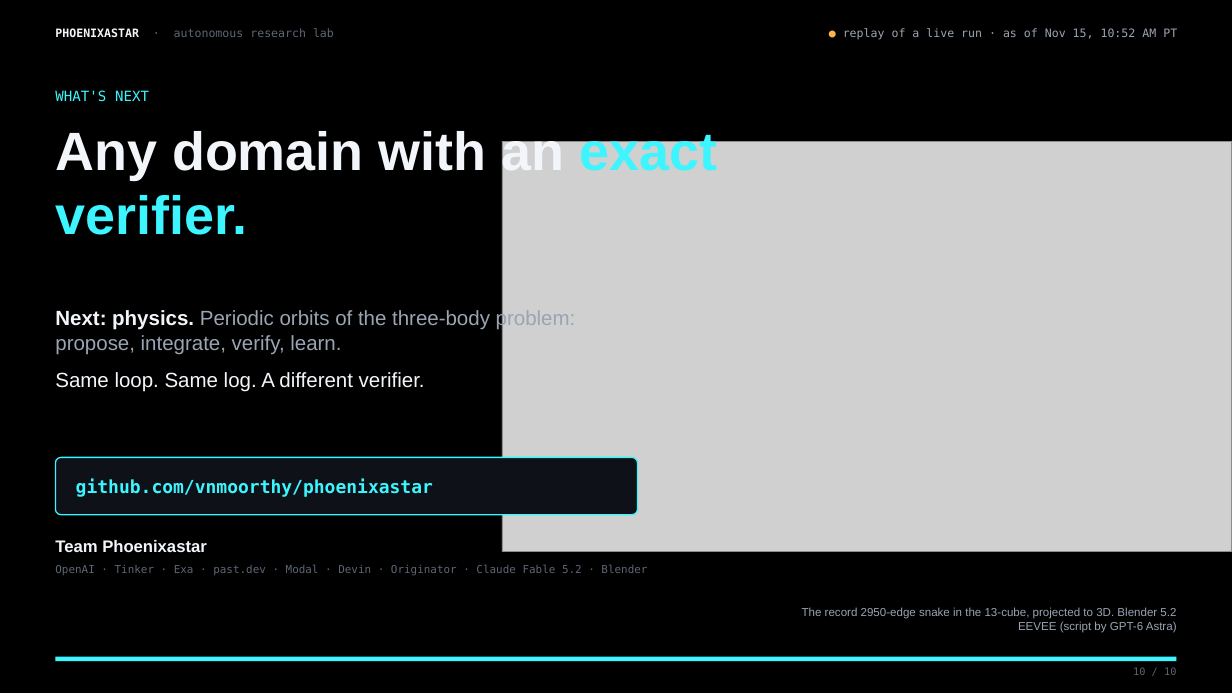
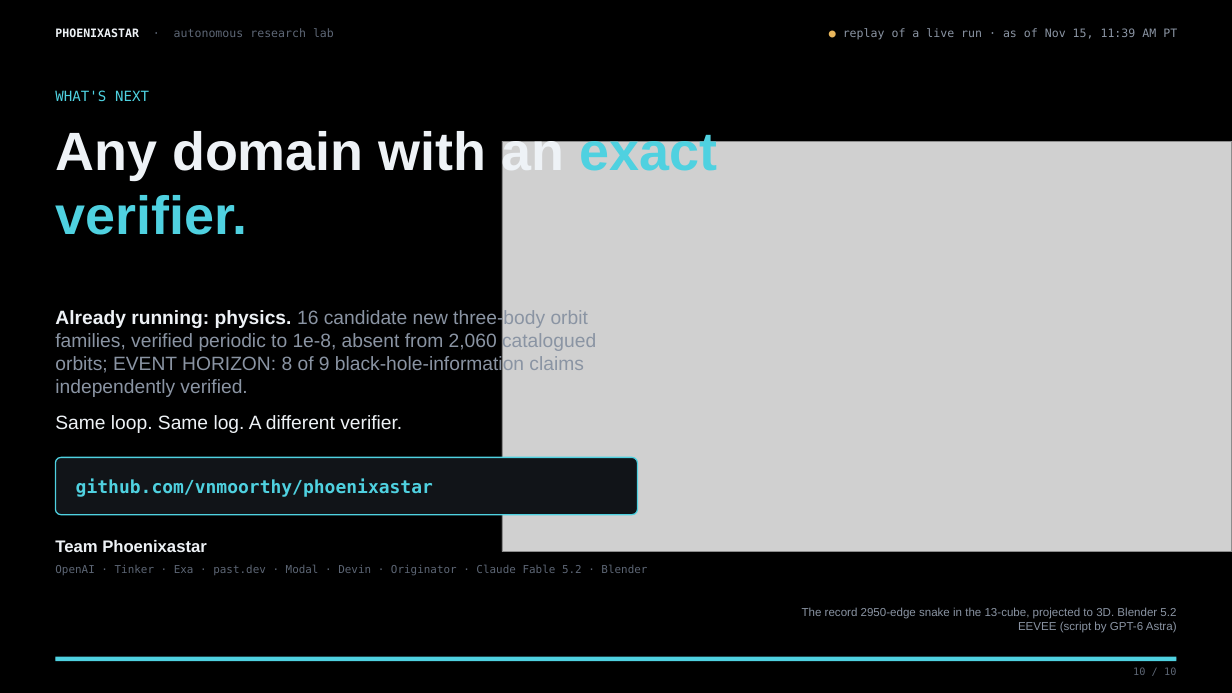
Before and after one commit to vnmoorthy/learning-to-discover, a slide deck: slide 10 of deck/Phoenixastar.pptx. Drawn at 1232x693 pixels with LibreOffice and Linux fonts; fonts in the diff are those of the drawing; grey boxes stand for pictures. Boxes give left, top, right and bottom in pixels: in the first picture for what was removed or moved away, otherwise in the second. Text is boxed around its words. In the diff, an @@ line names an element or a change of style, - is before the commit and + after.

```diff
--- a/deck/Phoenixastar.pptx
+++ b/deck/Phoenixastar.pptx
@@ text at (843,28,1177,40): text changed; text colour #9AA4B2 to #8A94A3 @@
-● replay of a live run · as of Nov 15, 10:52 AM PT
+● replay of a live run · as of Nov 15, 11:39 AM PT
@@ text "WHAT'S NEXT" at (55,90,149,101): text colour #3DF5FF to #4FD1E0 @@
@@ text "Any domain with an exact ..." at (55,128,717,235): text colour #F2F5F9 to #EEF2F6 in "Any domain with an"; text colour #3DF5FF to #4FD1E0 in "exact verifier." @@
@@ text at (55,309,596,397): text changed; size 16 to 15 pt; text colour #9AA4B2 to #8A94A3 @@
-Next: physics. Periodic orbits of the three-body problem: propose, integrate, verify, learn.
+Already running: physics. 16 candidate new three-body orbit families, verified periodic to 1e-8, absent from 2,060 catalogued orbits; EVENT HORIZON: 8 of 9 black-hole-information claims independently verified.
@@ text at (55,415,402,433): size 16 to 15 pt, text colour #F2F5F9 to #EEF2F6 in "Same loop. Same log. A different verifier." @@
@@ rounded rectangle at (55,457,638,515): fill #0E1117 to #111418; outline #3DF5FF 1 pt to #4FD1E0 1 pt @@
@@ text "github.com/vnmoorthy/phoenixastar" at (76,479,433,497): text colour #3DF5FF to #4FD1E0 @@
@@ text "The record 2950-edge snake in ..." at (802,607,1177,633): text colour #9AA4B2 to #8A94A3 @@
@@ rectangle at (55,658,1177,660): fill #232A38 to #252B35 @@
@@ rectangle at (55,657,1177,662): fill #3DF5FF to #4FD1E0 @@
```
Also in this commit, not shown: 9 other slides changed, 21 other files.
